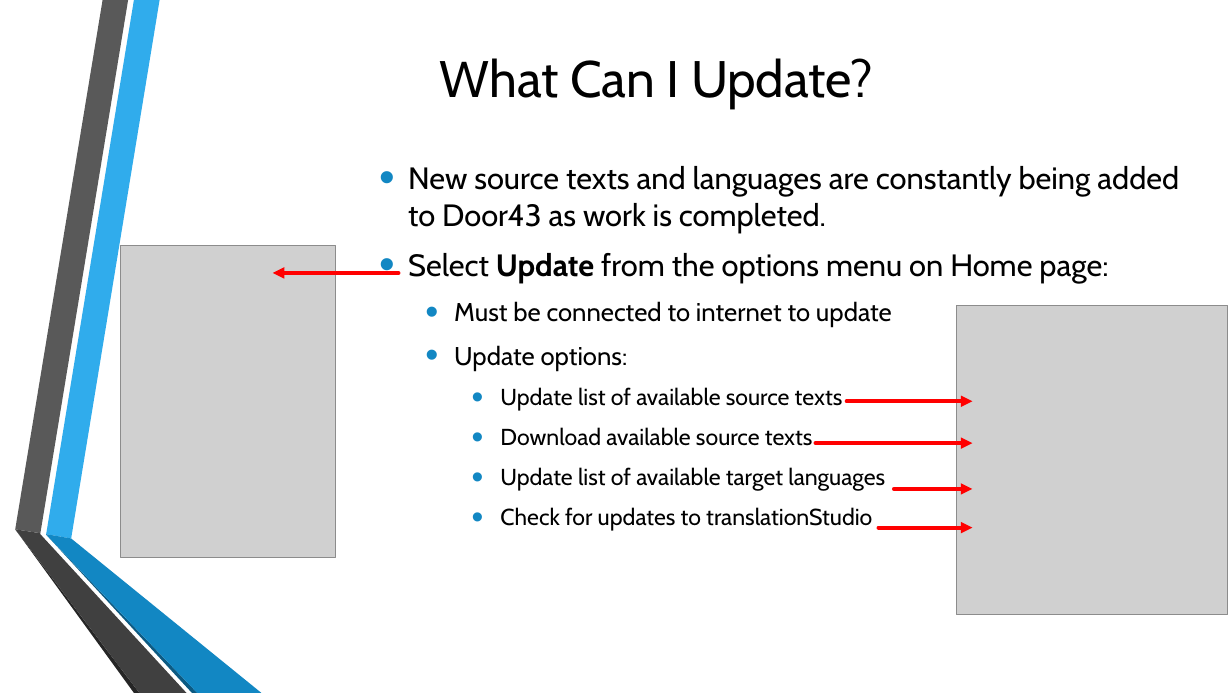
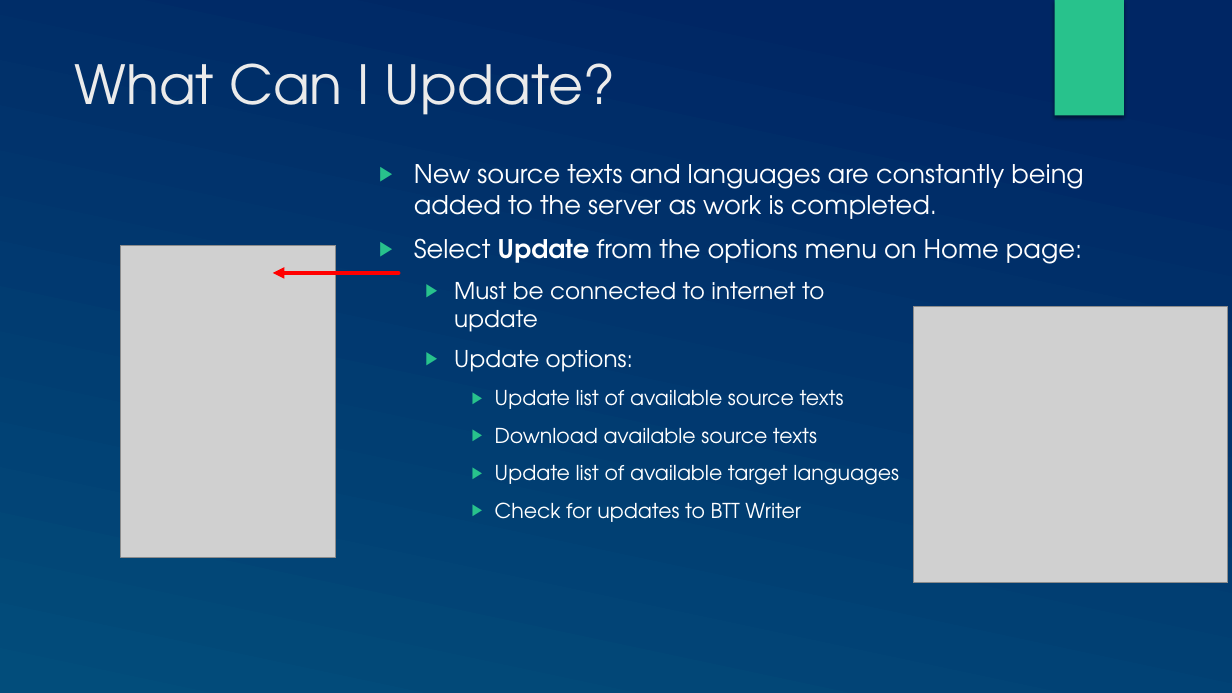
Before and after one commit to mondele/btt-writer-docs, a slide deck: slide 3 of docs/AUpdate.pptx. Drawn at 1232x693 pixels with LibreOffice and Linux fonts; fonts in the diff are those of the drawing; grey boxes stand for pictures; background and template pictures are left out. Boxes give left, top, right and bottom in pixels: in the first picture for what was removed or moved away, otherwise in the second. Text is boxed around its words. In the diff, an @@ line names an element or a change of style, - is before the commit and + after.

```diff
--- a/docs/AUpdate.pptx
+++ b/docs/AUpdate.pptx
@@ background picture (left out) to gradient #002664 to #024E7B @@
@@ rectangle added at [1055, 0, 1124, 116], fill #28C28C @@
@@ title "What Can I Update?": place and size @@
-title "What Can I Update?" at [440, 58, 873, 108]
+title "What Can I Update?" at [75, 63, 615, 115]
@@ title "What Can I Update?" at [75, 63, 615, 115]: size 40 to 42 pt, font Cabin to TeX Gyre Adventor, text colour #000000 to #EBEBEB; alignment centre to left; vertical alignment middle to top @@
@@ text at [414, 164, 1083, 219]: text changed; size 24 to 20 pt; font Cabin to TeX Gyre Adventor; text colour #000000 to #FFFFFF @@
-• New source texts and languages are constantly being added to Door43 as work is completed.
+▶ New source texts and languages are constantly being added to the server as work is completed.
@@ text at [414, 238, 1082, 485]: size 24 to 20 pt in "Select Update from the options menu on ..."; font Cabin to TeX Gyre Adventor, text colour #000000 to #FFFFFF in "Select Update from the options menu on ...", "Must be connected to internet to update", "Update options:", "Update list of available source texts" and 2 more places; size 20 to 18 pt in "Must be connected to internet to update", "Update options:"; size 18 to 16 pt in "Update list of available source texts", "Download available source texts", "Update list of available target languages"; bullet • to ▶; bullet colour #1287C3 to #28C28C @@
@@ picture: place and size @@
-picture at [957, 306, 1228, 616]
+picture at [914, 307, 1228, 583]
@@ arrow removed from (847, 401) to (972, 401) @@
@@ arrow removed from (816, 444) to (972, 444) @@
@@ text at [495, 502, 800, 522]: text changed; size 18 to 16 pt; font Cabin to TeX Gyre Adventor; text colour #000000 to #FFFFFF @@
-    • Check for updates to translationStudio
+    ▶ Check for updates to BTT Writer
@@ arrow removed from (894, 489) to (972, 489) @@
@@ group removed at [15, 0, 262, 693]: 6 freeform shapes @@
@@ arrow removed from (879, 528) to (972, 528) @@
```
Also in this commit, not shown: 9 other slides changed, 17 other files.
